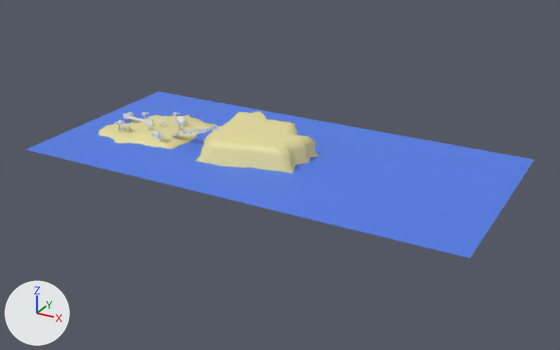
Two versions of the FBX model Assets/Meshes/Deko/Insel.fbx, one commit apart.
Camera for both pictures: a 50 mm camera at (545.0, -695.0, 323.0) aimed at (164.0, -3.0, -23.0). Lighting does not change. The marker at lower left points along +X, +Y and +Z. Where no turn or scale is listed for an object, it has been applied to the vertices.

Objects in the first picture: 'stadt', 'strandbase', 'wasser'.
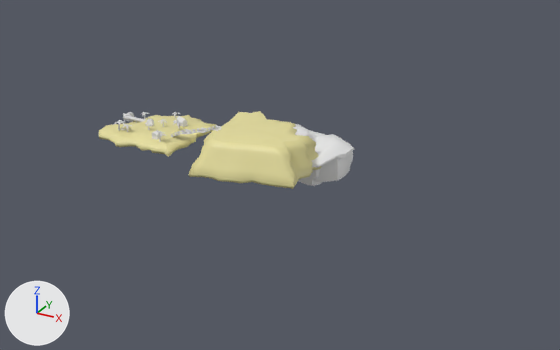
Where the newer file only moved an object's origin or applied its transform, the numbers keep the older frame.

The edits, one by one:
Mesh me_cube_030 is new.
It has 980 vertices, 973 faces and spans x 126.1..226.0, y 2.4..88.6, z -46.1..20.6.
Object 'wasser' (ob_wasser) is deleted.
Object 'wald' (ob_wald) is new; it shows me_cube_030.
Its location is (0.0, 0.0, 0.0).

Changed parts and their boxes [x1, y1, x2, y2] in the pictures (560 x 350 px):
'wasser', deleted (blue)
    before: [26, 92, 534, 258]
'wald', added
    after: [293, 124, 355, 186]
